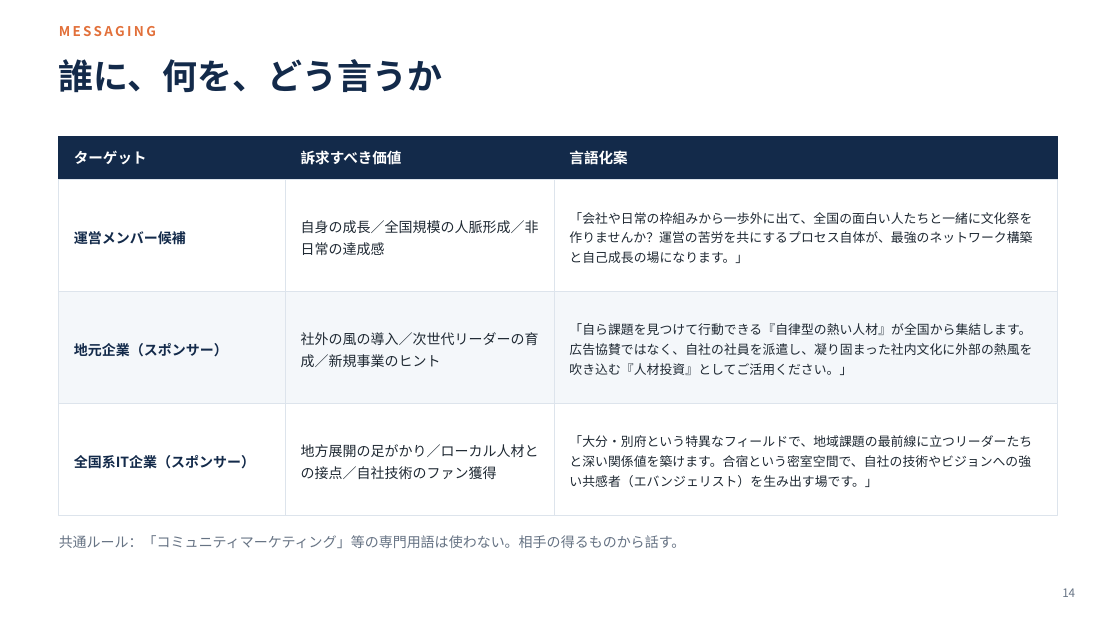
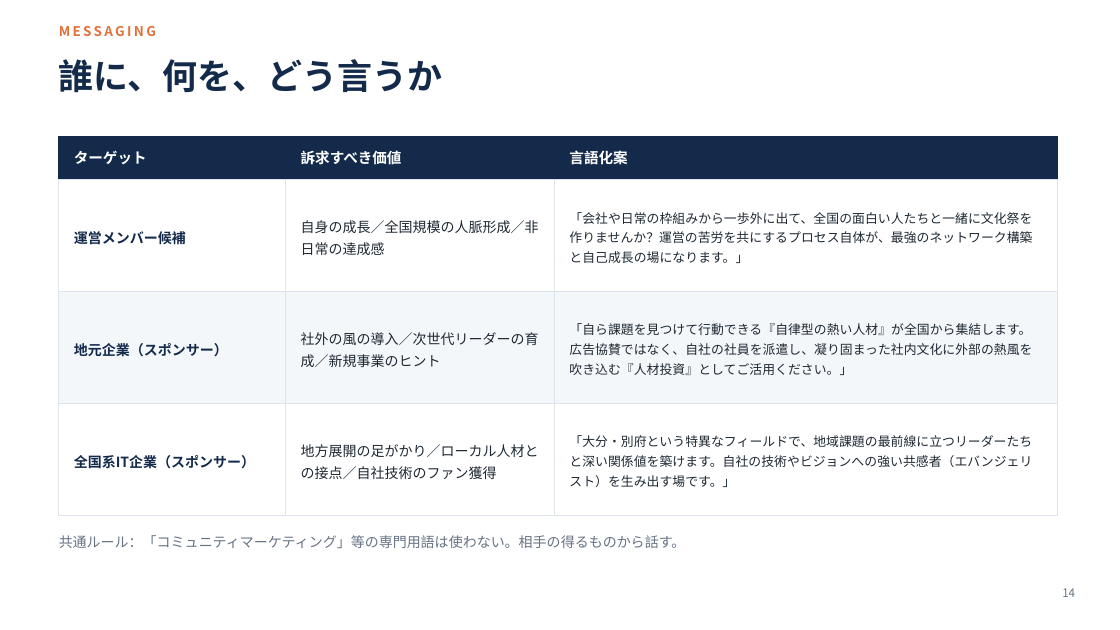
Before and after one commit to RyoWakabayashi/cls-beppu, a slide deck: slide 14 of docs/meetings/20260816/CLS別府第2回企画立案.pptx. Drawn at 1120x630 pixels with LibreOffice and Linux fonts; fonts in the diff are those of the drawing. Boxes give left, top, right and bottom in pixels: in the first picture for what was removed or moved away, otherwise in the second. Text is boxed around its words. In the diff, an @@ line names an element or a change of style, - is before the commit and + after.

```diff
--- a/docs/meetings/20260816/CLS別府第2回企画立案.pptx
+++ b/docs/meetings/20260816/CLS別府第2回企画立案.pptx
@@ text at <box>569,435,1032,487</box>: text changed @@
-「大分・別府という特異なフィールドで、地域課題の最前線に立つリーダーたちと深い関係値を築けます。合宿という密室空間で、自社の技術やビジョンへの強い共感者（エバンジェリスト）を生み出す場です。」
+「大分・別府という特異なフィールドで、地域課題の最前線に立つリーダーたちと深い関係値を築けます。自社の技術やビジョンへの強い共感者（エバンジェリスト）を生み出す場です。」
```
Also in this commit, not shown: 11 other slides changed, 1 slide added, 2 other files.
